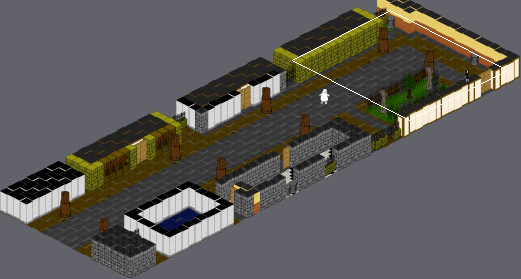
Level history. Tiled map: data/streets01.tmx. Above: a wide view before the commit, with the close-up outlined.
Close-up. Before the commit:
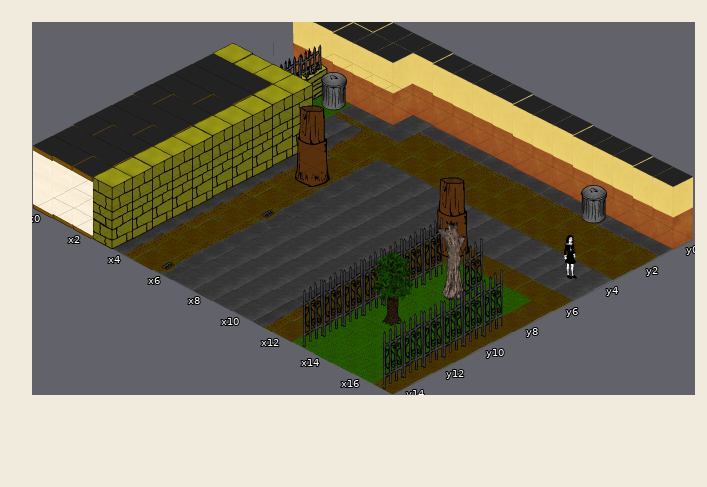
Cells are 250x129 px. Isometric: x runs down to the right, y down to the left. Shown: x 0..17, y 0..14. The commit also changed other parts of the map, which this record leaves out. Tiles whose own drawing changed are shown in their newer look in all pictures.
And afterwards:
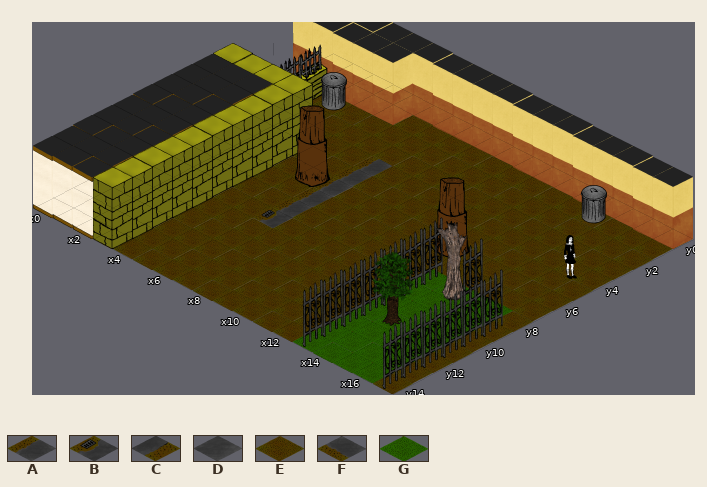
Key: from "tiles250x129": A 3, B 4, C 5, D 7, E 8, F 9, G 16.
_ is an empty cell, . an unchanged one.
Changes in this commit:
--- layer "background_layer"
@@ x 1..17 @@
- 1 ....DFFFFFFFFFFFF
- 2 GGFFF............
- 3 .GDC.............
- 4 ..DC..DDDDDDDDDDD
- 5 ...C..DDDDDDDDDDD
- 6 ...C..DDDDC......
- 7 ...C..DDDDC.GGGG.
- 8 ...C..DDDDC......
- 9 ...C..DDDDC......
-10 ...C.ADDDDC......
-11 ...C.ADDDDC......
-12 ...C.ADDDDC......
-13 ...C.ADDDDC......
-14 ...C.BDDDDC......
+ 1 ....EEEEEEEEEEEEE
+ 2 EEEEE............
+ 3 .EEE.............
+ 4 ..EE..EEEEEEEEEEE
+ 5 ...E..EEEEEEEEEEE
+ 6 ...E..EEEEE......
+ 7 ...E..EEEEE.EEEE.
+ 8 ...E..EEEEE......
+ 9 ...E..EEEEE......
+10 ...E.EEEEEE......
+11 ...E.EEEEEE......
+12 ...E.EEEEEE......
+13 ...E.EEEEEE......
+14 ...E.EEEEEE......
Boxes around the changes in both close-ups, in picture pixels (x1, y1, x2, y2):
changed: (113, 95, 672, 332)
